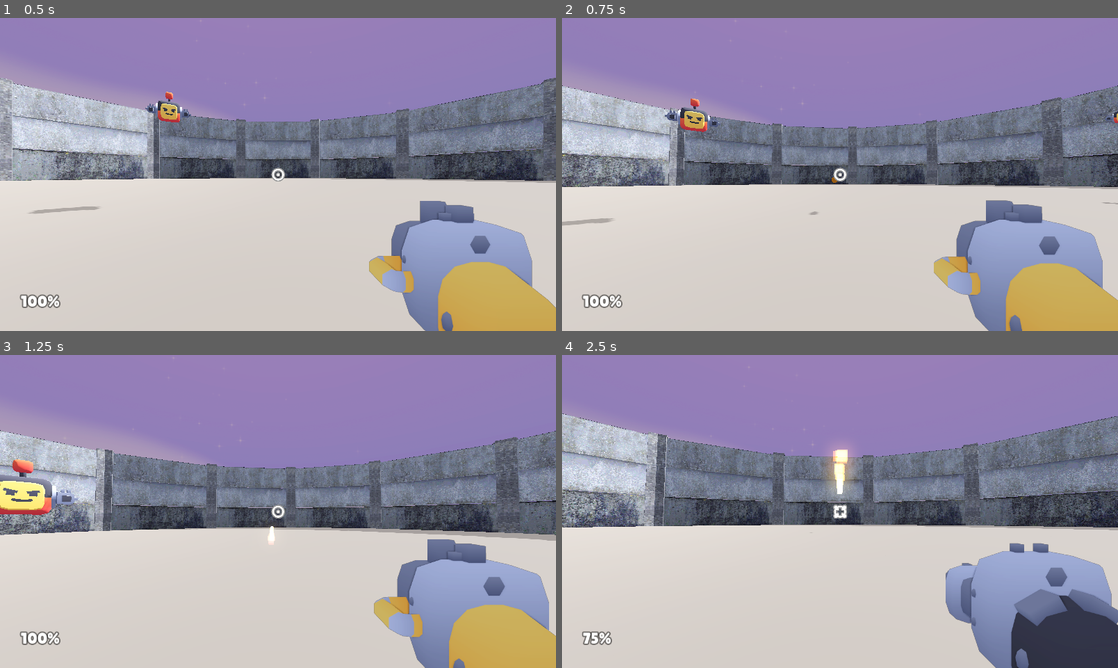
Above: before the commit, frames 1-4 (two rows, left to right).
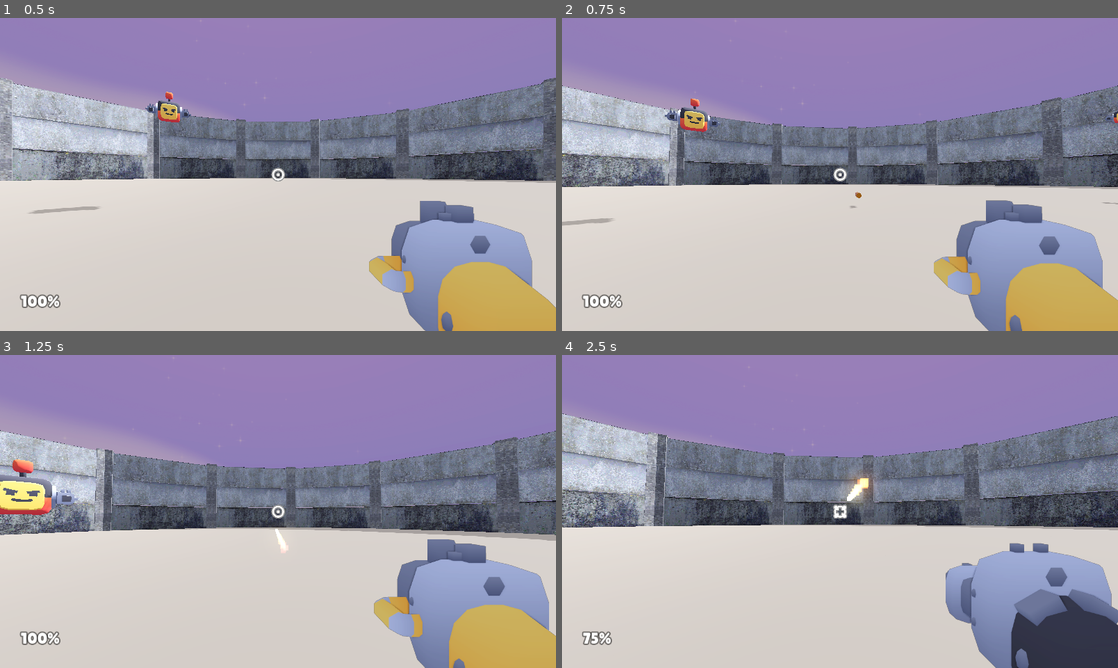
Above: after the commit, the same moments.

Repository: goob30/hackclub-haven
Game: Godot game, scene res://scenes/main.tscn
Two runs of this game, one before a commit and one after it. Both use one fixed random seed, a clock stepped at 60 frames per second and the inputs below.
Inputs (mouse positions are in pixels of both pictures, inside the frame that each line leads up to):
- Up to frame 1 (0.5 s): no input
- Up to frame 2 (0.75 s): move the mouse to (867, 174) at 0.52 s; hold W (move_forward) from 0.53 s (still down); click (867, 174) at 0.6 s
- Up to frame 3 (1.25 s): keep holding W (move_forward); tap Space (jump) at 0.77 s
- Up to frame 4 (2.5 s): keep holding W (move_forward); move the mouse to (812, 511) at 1.27 s; tap E (weapon_toggle) at 1.35 s; tap Space (jump) at 1.52 s; move the mouse to (851, 505) at 2.02 s; click (851, 505) at 2.1 s

Frame 1 is identical in both runs. In frame 2, less than 0.1% of the frame differs, in the area x 44-54%, y 50-63%; in frame 3, 0.1%; in frame 4, 1.0%, in the area x 44-56%, y 28-57%.

Commit message:
Bullet returns after enemy hit, spawns from gun, arena bounds

Diff:
--- a/arena/coliseum.gd
+++ b/arena/coliseum.gd
@@ -62,7 +62,14 @@
 var _dirty := false
 
 func _ready() -> void:
+	add_to_group("arena")
 	_rebuild()
+
+# True while a world position is inside the arena: within the wall ring and below the wall tops.
+func is_inside_bounds(world_pos: Vector3) -> bool:
+	var p := to_local(world_pos)
+	var outer := get_inner_radius() / cos(PI / segment_count)
+	return Vector2(p.x, p.z).length() <= outer 		and p.y <= MODEL_HEIGHT * wall_scale 		and p.y >= -ground_thickness
 
 func _queue_rebuild() -> void:
 	if not is_inside_tree() or _dirty:
--- a/objects/player.gd
+++ b/objects/player.gd
@@ -202,9 +202,22 @@
 
 		var new_bullet: Projectile3D = BULLET_SCENE.instantiate()
 		get_tree().current_scene.add_child(new_bullet)
-		new_bullet.launch(
-			camera.global_position - camera.global_transform.basis.z * 0.5,
-			-camera.global_transform.basis.z)
+
+		# The gun is drawn by a second camera (narrower FOV), so convert the muzzle's
+		# on-screen position into a point in front of the main camera.
+		var item_fov_tan: float = tan(deg_to_rad(muzzle.get_viewport().get_camera_3d().fov * 0.5))
+		var main_fov_tan: float = tan(deg_to_rad(camera.fov * 0.5))
+		var m: Vector3 = muzzle.position
+		var depth := 1.5
+		var local_spawn := Vector3(
+			m.x / -m.z / item_fov_tan * main_fov_tan * depth,
+			m.y / -m.z / item_fov_tan * main_fov_tan * depth,
+			-depth)
+		var spawn_pos: Vector3 = camera.global_transform * local_spawn
+
+		# Fly toward whatever the crosshair points at
+		var aim_point: Vector3 = camera.global_position - camera.global_transform.basis.z * 100.0
+		new_bullet.launch(spawn_pos, aim_point - spawn_pos)
 		bullet = new_bullet
 
 		var knockback = random_vec2(weapon.min_knockback, weapon.max_knockback)
--- a/scenes/bullet.gd
+++ b/scenes/bullet.gd
@@ -8,7 +8,6 @@
 enum State { OUTBOUND, RETURNING }
 
 @export var outbound_speed: float = 45.0   # fast, but still readable by the eye
-@export var return_speed: float = 35.0
 @export var hit_damage: float = 25.0       # damage dealt to an enemy
 @export var player_damage: int = 10        # damage dealt to the player on return
 @export var hit_player_radius: float = 0.9 # distance at which the returning bullet "reaches" the player
@@ -18,11 +17,15 @@
 var state: State = State.OUTBOUND
 var direction: Vector3 = Vector3.FORWARD
 var player: Node3D
+var arena: Coliseum
 
 var _life_left: float = 0.0
+var _age: float = 0.0
+var _fire: GPUParticles3D
 
 func _ready() -> void:
 	player = get_tree().get_first_node_in_group("player") as Node3D
+	arena = get_tree().get_first_node_in_group("arena") as Coliseum
 	_life_left = lifetime
 	area_entered.connect(_on_hit)
 	_build_visuals()
@@ -35,10 +38,21 @@
 	_face(direction)
 
 func _physics_process(delta: float) -> void:
-	_life_left -= delta
-	if _life_left <= 0.0:
-		queue_free()
-		return
+	# Start the trail a moment after firing so it isn't in your face
+	_age += delta
+	if _fire and not _fire.emitting and _age >= trail_delay:
+		_fire.emitting = true
+
+	if state == State.OUTBOUND:
+		_life_left -= delta
+		if _life_left <= 0.0:
+			queue_free()
+			return
+
+		# Left the arena (over the walls, off the edge, below the floor): delete
+		if is_instance_valid(arena) and not arena.is_inside_bounds(global_position):
+			queue_free()
+			return
 
 	match state:
 		State.OUTBOUND:
@@ -74,7 +88,8 @@
 	var target := player.global_position + Vector3.UP * 1.0
 	var to_target := target - global_position
 
-	if to_target.length() <= hit_player_radius:
+	var step := outbound_speed * delta
+	if to_target.length() <= maxf(hit_player_radius, step):
 		if player.has_method("damage"):
 			player.damage(player_damage)
 		_lose_bullet()
@@ -82,7 +97,7 @@
 
 	direction = to_target.normalized()
 	_face(direction)
-	global_position += direction * return_speed * delta
+	global_position += direction * outbound_speed * delta
 
 func _on_hit(other: Area3D) -> void:
 	# Only enemies are Area3Ds that matter; only react while flying outward.
@@ -90,7 +105,7 @@
 		return
 	if other.is_in_group("enemy") and other.has_method("damage"):
 		other.damage(hit_damage)
-		queue_free() # For now the bullet just disappears. Later: state = State.RETURNING
+		state = State.RETURNING # comes back to the player no matter what
 
 func _lose_bullet() -> void:
 	# Later: Run.bullet_lost() goes here
@@ -141,12 +156,8 @@
 	nose.position.y = 0.3
 	visual.add_child(nose)
 
-	var fire := _make_fire_trail()
-	add_child(fire)
-	# Start the trail a moment after firing so it isn't in your face
-	get_tree().create_timer(trail_delay).timeout.connect(func():
-		if is_instance_valid(fire):
-			fire.emitting = true)
+	_fire = _make_fire_trail()
+	add_child(_fire)
 
 func _make_fire_trail() -> GPUParticles3D:
 	# Soft round sprite
